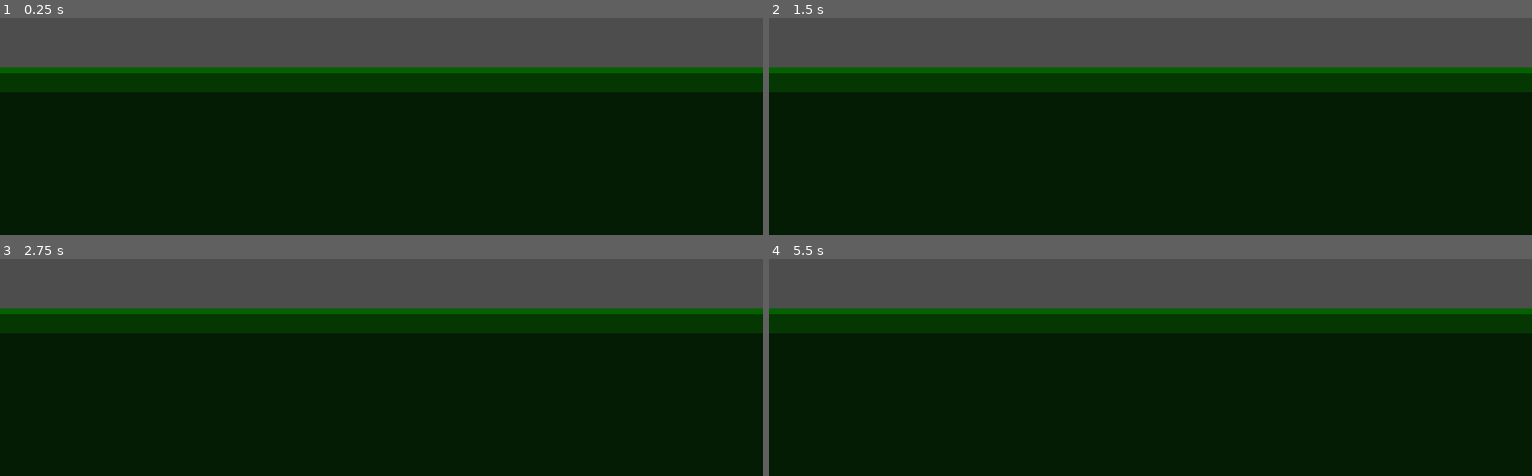
Above: before the commit, frames 1-4 (two rows, left to right).
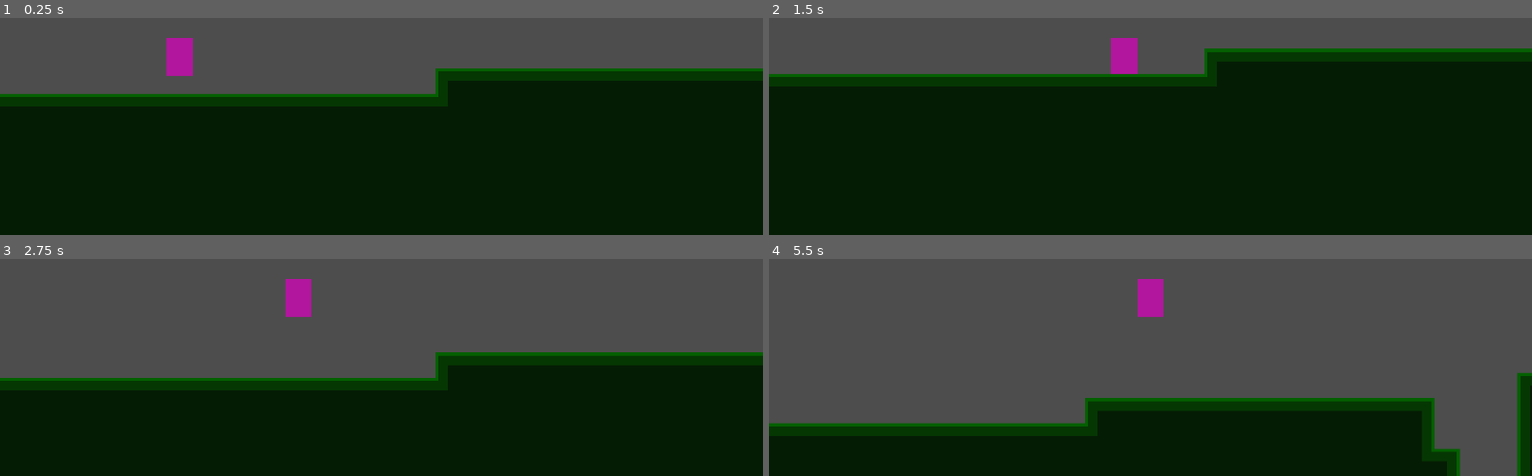
Above: after the commit, the same moments.

Repository: Tass2T/kiwiPtetre
Game: Godot game, scene res://Scenes/game.tscn
Two runs of this game, one before a commit and one after it. Both use one fixed random seed, a clock stepped at 60 frames per second and the inputs below.
Inputs:
- Up to frame 1 (0.25 s): no input
- Up to frame 2 (1.5 s): hold Space (jump) 0.53-1.28 s; hold Right (right) from 0.53 s (still down); tap Space (jump) at 1.35 s
- Up to frame 3 (2.75 s): tap Space (jump) at 1.52, 1.82 s; release Right (right) at 2.03 s; hold Left (left) from 2.03 s (still down); hold Space (jump) from 2.03 s (still down)
- Up to frame 4 (5.5 s): release Left (left) at 2.78 s; release Space (jump) at 2.78 s; hold Right (right) 2.78-4.28 s; tap Space (jump) at 2.85, 3.02, 3.32, 4.35, 4.52, 4.82 s; hold Space (jump) 3.53-4.28 s; hold Left (left) 4.28-5.03 s; hold Right (right) from 5.03 s (still down); hold Space (jump) from 5.03 s (still down)

The runs differ from the first frame. In frame 1, 14% of the frame differs, in the area x 0-100%, y 9-41%; in frame 2, 13%; in frame 3, 33%; in frame 4, 57%, in the area x 0-100%, y 9-100%.

Commit message:
coyote time ajouté

Diff:
--- /dev/null
+++ b/Scenes/player.tscn
@@ -0,0 +1,69 @@
+[gd_scene format=3 uid="uid://b3x44w8rh4do3"]
+
+[ext_resource type="Script" uid="uid://cwr6gp4yhn71x" path="res://Scripts/Player/Player.gd" id="1_smehm"]
+[ext_resource type="Script" uid="uid://c2ua2o68cn1uq" path="res://Scripts/Player/States/state_manager.gd" id="2_ur7pv"]
+[ext_resource type="Script" uid="uid://dmkluc0mejuef" path="res://Scripts/Player/States/idle_state.gd" id="3_y4r1p"]
+[ext_resource type="Script" uid="uid://bnp2d6b0wg7tt" path="res://Scripts/Player/States/run_state.gd" id="4_d2wvv"]
+[ext_resource type="Script" uid="uid://b23in4f55uqba" path="res://Scripts/Player/States/jump_state.gd" id="5_3v2ag"]
+[ext_resource type="Script" uid="uid://cpl60urv8vbv1" path="res://Scripts/Player/States/fall_state.gd" id="6_jej6c"]
+[ext_resource type="Script" uid="uid://p1c33qtjnvt5" path="res://Scripts/Player/States/climb_state.gd" id="7_f1ej7"]
+[ext_resource type="Script" uid="uid://bubij62mysy1g" path="res://Scripts/Player/States/bounce_state.gd" id="8_oprun"]
+
+[sub_resource type="RectangleShape2D" id="RectangleShape2D_f60y1"]
+size = Vector2(133, 126)
+
+[node name="Player" type="CharacterBody2D" unique_id=1752384532 groups=["player"]]
+collision_mask = 6
+script = ExtResource("1_smehm")
+
+[node name="ColorRect" type="ColorRect" parent="." unique_id=1273994253]
+offset_left = -66.0
+offset_top = -95.0
+offset_right = 67.0
+offset_bottom = 95.0
+color = Color(0.7019608, 0.08627451, 0.61960787, 1)
+
+[node name="CollisionShape2D" type="CollisionShape2D" parent="." unique_id=302302455]
+position = Vector2(0.5, 32)
+shape = SubResource("RectangleShape2D_f60y1")
+
+[node name="Camera2D" type="Camera2D" parent="." unique_id=1334529353]
+position = Vector2(0, -181)
+zoom = Vector2(0.5, 0.5)
+limit_left = 0
+
+[node name="States" type="Node" parent="." unique_id=582584395]
+script = ExtResource("2_ur7pv")
+
+[node name="Idle" type="Node" parent="States" unique_id=1385863382]
+script = ExtResource("3_y4r1p")
+
+[node name="Run" type="Node" parent="States" unique_id=1622134902]
+script = ExtResource("4_d2wvv")
+
+[node name="CoyoteTimer" type="Timer" parent="States/Run" unique_id=1320164042]
+one_shot = true
+
+[node name="Jump" type="Node" parent="States" unique_id=1344732441]
+script = ExtResource("5_3v2ag")
+
+[node name="Fall" type="Node" parent="States" unique_id=1934012016]
+script = ExtResource("6_jej6c")
+
+[node name="Climb" type="Node" parent="States" unique_id=257428602]
+script = ExtResource("7_f1ej7")
+
+[node name="Bounce" type="Node" parent="States" unique_id=1227679643]
+script = ExtResource("8_oprun")
+
+[node name="Ray_Right" type="RayCast2D" parent="." unique_id=482022923]
+position = Vector2(67, 0)
+target_position = Vector2(30, 0)
+collision_mask = 4
+
+[node name="Ray_Left" type="RayCast2D" parent="." unique_id=624595584]
+position = Vector2(-66, 0)
+target_position = Vector2(-30, 0)
+collision_mask = 4
+
+[connection signal="timeout" from="States/Run/CoyoteTimer" to="States/Run" method="_on_coyote_timer_timeout"]
--- a/Scripts/Player/Player.gd
+++ b/Scripts/Player/Player.gd
@@ -7,7 +7,7 @@
 const GRAVITY : float = 4000.0
 const JUMP_SPEED: float = 1800.0
 const ACCELERATION: float = 0.25
-const MAX_SPEED: float = 800.0
+const MAX_SPEED: float = 1000.0
 const FRICTION: float = 0.2
 const BOUNCE_FORCE_Y: float  = 1400.0
 const BOUNCE_FORCE_X: float = 900.0
@@ -22,11 +22,11 @@
 
 func _physics_process(_delta: float) -> void:
 
+	move_and_slide()
+
 	direction = Input.get_axis("left", "right")
 
 	wall_direction = check_wall_collision()
-
-	move_and_slide()
 
 
 func check_wall_collision() -> float:
--- a/Scripts/Player/States/run_state.gd
+++ b/Scripts/Player/States/run_state.gd
@@ -3,11 +3,28 @@
 @onready var idle_state: Idle_State = $"../Idle"
 @onready var jump_state: Node = $"../Jump"
 @onready var fall_state: Node = $"../Fall"
+@onready var coyote_timer: Timer = $CoyoteTimer
+
+const COYOTE_FRAMES: int = 7
+var coyote: bool = false
+var last_floor: bool = false
+
+func _ready() -> void:
+	coyote_timer.wait_time = COYOTE_FRAMES / 60.0
+
 
 func Physics_Process(delta: float) -> State:
 
-	if not player.is_on_floor():
-		return fall_state
+	var on_floor = player.is_on_floor()
+
+	if !on_floor:
+		if last_floor:
+			coyote = true
+			coyote_timer.start()
+		elif !coyote:
+			return fall_state
+
+	last_floor = on_floor
 
 	if player.direction != 0:
 		player.velocity.x = lerp(player.velocity.x, player.direction * player.MAX_SPEED, player.ACCELERATION)
@@ -17,9 +34,15 @@
 	if player.velocity.x == 0:
 		return idle_state
 
+
 	return null
 
 func Input(input: InputEvent) -> State:
-	if (input.is_action_pressed("jump")):
+	if (input.is_action_pressed("jump") and (player.is_on_floor() or coyote)):
+		coyote = false
 		return jump_state
 	return null
+
+
+func _on_coyote_timer_timeout() -> void:
+	coyote = false
